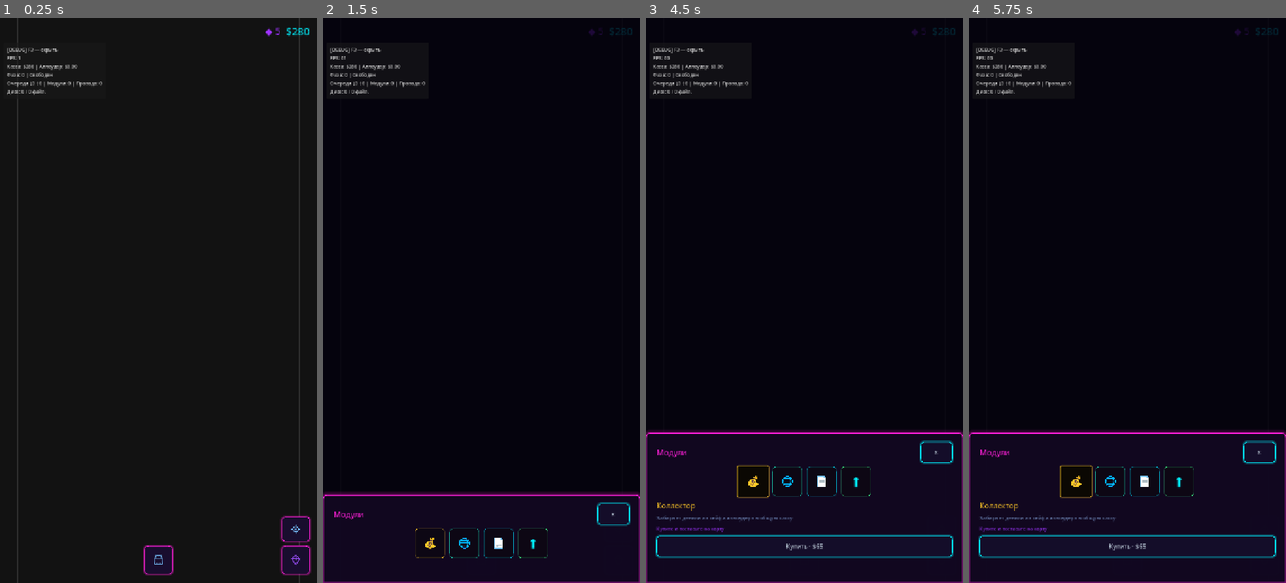
Above: before the commit, frames 1-4 (left to right).
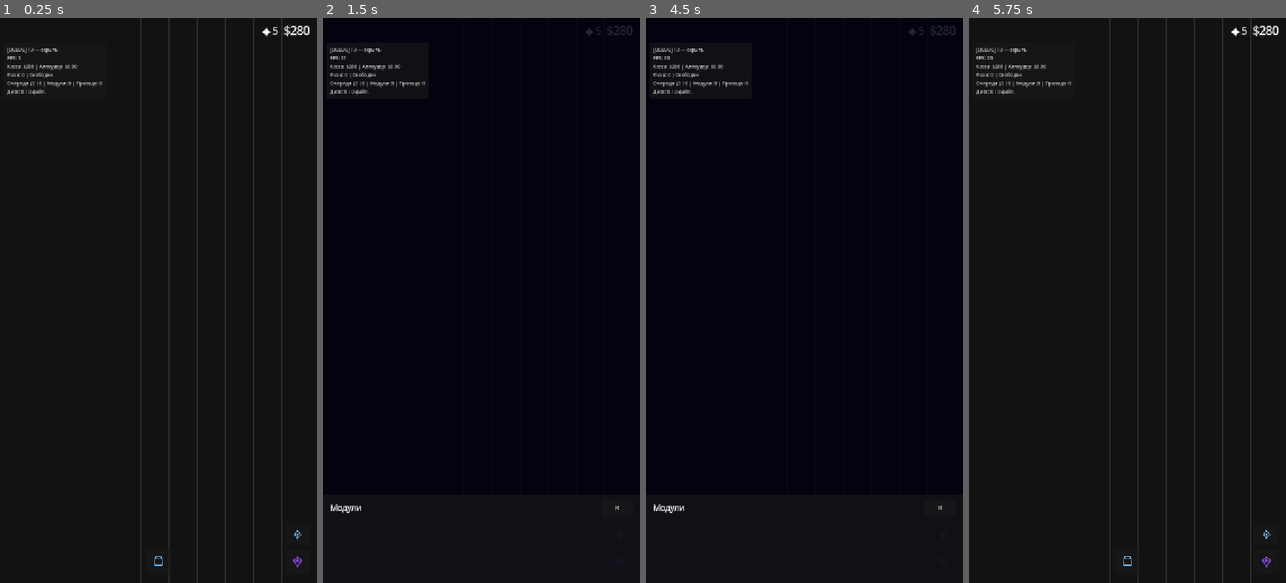
Above: after the commit, the same moments.

Repository: rkfsociety/UploadSimulator
Game: Godot game, scene res://scenes/main.tscn
Two runs of this game, one before a commit and one after it. Both use one fixed random seed, a clock stepped at 60 frames per second and the inputs below.
Inputs (mouse positions are in pixels of both pictures, inside the frame that each line leads up to; where the layout moved, square brackets give the same spot in the first picture):
- Up to frame 1 (0.25 s): no input
- Up to frame 2 (1.5 s): click (481, 560) at 0.5 s; click (620, 532) [617, 526] at 1.25 s
- Up to frame 3 (4.5 s): click (943, 560) [940, 560] at 2 s; click "×" at 2.75 s; click (804, 560) at 3.5 s; click (753, 543) at 4.25 s, where only the run before the commit has a clickable "💰"
- Up to frame 4 (5.75 s): click (1076, 481) at 5 s, where only the run before the commit has a clickable "💰"

The runs differ from the first frame. In frame 1, 4.3% of the frame differs, in the area x 5-99%, y 0-100%; in frame 2, 1.7%; in frame 3, 3.4%; in frame 4, 5.7%, in the area x 0-100%, y 0-100%.
Error after the commit: Parse Error: Identifier "TEXT" not declared in the current scope. (res://scripts/systems/ui/minimal_ui.gd:307)

Commit message:
Исправить ошибки gdlint: переименовать константы в snake_case, разбить длинные строки

Diff:
--- a/scripts/systems/blocks/connection_port.gd
+++ b/scripts/systems/blocks/connection_port.gd
@@ -96,14 +96,16 @@
 static func draw_module_visual(canvas: CanvasItem, canvas_size: Vector2) -> void:
 	var center := canvas_size * 0.5
 	var r := 9.0
-	var accent := MinimalUI.NEON_CYAN
+	var accent := MinimalUI.neon_cyan
 	canvas.draw_circle(center, r + 2.0, Color(accent.r, accent.g, accent.b, 0.16))
 	canvas.draw_circle(center, r, Color(0.04, 0.07, 0.10, 0.95))
 	canvas.draw_arc(center, r, 0, TAU, 48, accent, 2.0)
 	canvas.draw_circle(center, 3.0, accent)
 
 
-static func draw_port_visual(canvas: CanvasItem, canvas_size: Vector2, p_kind: Kind, p_direction: Dir) -> void:
+static func draw_port_visual(
+	canvas: CanvasItem, canvas_size: Vector2, p_kind: Kind, p_direction: Dir
+) -> void:
 	var center := canvas_size * 0.5
 	var r := 9.0
 	var fill := _fill_color(p_kind, p_direction)
@@ -147,14 +149,14 @@
 
 static func _outline_color(p_kind: Kind) -> Color:
 	if p_kind == Kind.FILE:
-		return MinimalUI.NEON_CYAN
-	return MinimalUI.NEON_GOLD
+		return MinimalUI.neon_cyan
+	return MinimalUI.neon_gold
 
 
 static func _glow_color(p_kind: Kind) -> Color:
 	if p_kind == Kind.FILE:
-		return MinimalUI.NEON_CYAN
-	return MinimalUI.NEON_MAGENTA
+		return MinimalUI.neon_cyan
+	return MinimalUI.neon_magenta
 
 
 func _tooltip_text() -> String:
--- a/scripts/systems/blocks/network_block_panel.gd
+++ b/scripts/systems/blocks/network_block_panel.gd
@@ -21,7 +21,7 @@
 	_status_label.horizontal_alignment = HORIZONTAL_ALIGNMENT_CENTER
 	_status_label.autowrap_mode = TextServer.AUTOWRAP_WORD_SMART
 	_status_label.add_theme_font_size_override("font_size", 10)
-	_status_label.add_theme_color_override("font_color", MinimalUI.TEXT_DIM)
+	_status_label.add_theme_color_override("font_color", MinimalUI.text_dim)
 	add_child(_status_label)
 
 
@@ -58,7 +58,7 @@
 	title.size_flags_horizontal = Control.SIZE_EXPAND_FILL
 	title.horizontal_alignment = HORIZONTAL_ALIGNMENT_LEFT
 	title.add_theme_font_size_override("font_size", 13)
-	title.add_theme_color_override("font_color", MinimalUI.TEXT)
+	title.add_theme_color_override("font_color", MinimalUI.text)
 
 	var value := Label.new()
 	value.horizontal_alignment = HORIZONTAL_ALIGNMENT_RIGHT
--- a/scripts/systems/blocks/placed_block.gd
+++ b/scripts/systems/blocks/placed_block.gd
@@ -1,6 +1,7 @@
 extends Control
 class_name PlacedBlock
-## Модуль на поле: сцена placed_block.tscn, данные — PlacedBlockViewData, отрисовка — PlacedBlockView.
+## Модуль на поле: сцена placed_block.tscn, данные — PlacedBlockViewData,
+## отрисовка — PlacedBlockView.
 
 signal upgrade_requested(block: PlacedBlock)
 signal action_requested(block: PlacedBlock)
--- a/scripts/systems/blocks/placed_block_view.gd
+++ b/scripts/systems/blocks/placed_block_view.gd
@@ -37,7 +37,7 @@
 ## Применяет снимок данных к узлам сцены (без обращения к GameState).
 func apply(data: PlacedBlockViewData) -> void:
 	var accent := data.accent
-	var upgrade_accent := MinimalUI.NEON_MAGENTA if data.use_network_panel else accent
+	var upgrade_accent := MinimalUI.neon_magenta if data.use_network_panel else accent
 	_main_panel.set_accent(accent)
 	_upgrade_panel.set_accent(upgrade_accent)
 	_title_label.text = data.title
--- a/scripts/systems/field/field_map_block_menu.gd
+++ b/scripts/systems/field/field_map_block_menu.gd
@@ -67,7 +67,7 @@
 func _build_ui() -> void:
 	_panel = PanelContainer.new()
 	_panel.mouse_filter = Control.MOUSE_FILTER_STOP
-	_panel.add_theme_stylebox_override("panel", MinimalUI.neon_box(MinimalUI.BG_PANEL, MinimalUI.NEON_CYAN, true, 10, 8))
+	_panel.add_theme_stylebox_override("panel", MinimalUI.neon_box(MinimalUI.bg_panel, MinimalUI.neon_cyan, true, 10, 8))
 	add_child(_panel)
 
 	var margin := MarginContainer.new()
@@ -82,14 +82,14 @@
 	margin.add_child(vbox)
 
 	_title = Label.new()
-	_title.add_theme_color_override("font_color", MinimalUI.TEXT)
+	_title.add_theme_color_override("font_color", MinimalUI.text)
 	_title.add_theme_font_size_override("font_size", 14)
 	vbox.add_child(_title)
 
 	_hint = Label.new()
 	_hint.autowrap_mode = TextServer.AUTOWRAP_WORD_SMART
 	_hint.custom_minimum_size.x = 180.0
-	_hint.add_theme_color_override("font_color", MinimalUI.TEXT_DIM)
+	_hint.add_theme_color_override("font_color", MinimalUI.text_dim)
 	_hint.add_theme_font_size_override("font_size", 11)
 	vbox.add_child(_hint)
 
--- a/scripts/systems/field/field_map_wiring.gd
+++ b/scripts/systems/field/field_map_wiring.gd
@@ -152,7 +152,7 @@
 	_pending_segment["path"] = WireRouteUtils.trim_path_to_rects(
 		path, _rect_for(obstacles, _pending_out.instance_uid), Rect2()
 	)
-	_pending_segment["color"] = MinimalUI.NEON_CYAN
+	_pending_segment["color"] = MinimalUI.neon_cyan
 	_renderer.set_pending(_pending_segment)
 
 
--- a/scripts/systems/field/port_utils.gd
+++ b/scripts/systems/field/port_utils.gd
@@ -43,12 +43,12 @@
 
 static func wire_color_for_port(port: ConnectionPort) -> Color:
 	if port.kind == ConnectionPort.Kind.MONEY:
-		return MinimalUI.WIRE_MONEY
-	return MinimalUI.WIRE_FILE
+		return MinimalUI.wire_money
+	return MinimalUI.wire_file
 
 
 static func wire_color_for_kind(kind: String) -> Color:
-	return MinimalUI.WIRE_MONEY if kind == "money" else MinimalUI.WIRE_FILE
+	return MinimalUI.wire_money if kind == "money" else MinimalUI.wire_file
 
 
 ## Подсветка центральных портов: выбранный источник и все модули, к которым его
--- a/scripts/systems/field/wire_file_token_layer.gd
+++ b/scripts/systems/field/wire_file_token_layer.gd
@@ -70,7 +70,7 @@
 	if endpoints.is_empty():
 		return
 	var pos := WireRouteUtils.sample_path(endpoints, clampf(progress, 0.0, 1.0))
-	var fill := MinimalUI.WIRE_FILE
+	var fill := MinimalUI.wire_file
 	fill.a = 0.95
 	draw_circle(pos, TOKEN_RADIUS, fill)
 	draw_arc(pos, TOKEN_RADIUS, 0.0, TAU, 24, Color(1.0, 1.0, 1.0, 0.85), TOKEN_BORDER, true)
--- a/scripts/systems/ui/main_ui.gd
+++ b/scripts/systems/ui/main_ui.gd
@@ -36,7 +36,7 @@
 func _apply_cyber_theme() -> void:
 	MinimalUI.attach_theme(self)
 	MinimalUI.apply_balance_label(money_label)
-	diamonds_label.add_theme_color_override("font_color", MinimalUI.NEON_PURPLE)
+	diamonds_label.add_theme_color_override("font_color", MinimalUI.neon_purple)
 	diamonds_label.add_theme_font_size_override("font_size", 22)
 	MinimalUI.apply_shop_hud_button(shop_icon_btn, shop_icon_tex)
 	# Открытие по нажатию, не по отпусканию — иначе клик «съедает» только что показанный Dim
--- a/scripts/systems/ui/minimal_ui.gd
+++ b/scripts/systems/ui/minimal_ui.gd
@@ -17,52 +17,52 @@
 
 
 # Короткие имена цветов (читают палитру из .tres)
-static var BG_DARK: Color:
+static var bg_dark: Color:
 	get:
 		return colors().bg_dark
 
 
-static var BG_PANEL: Color:
+static var bg_panel: Color:
 	get:
 		return colors().bg_panel
 
 
-static var NEON_CYAN: Color:
+static var neon_cyan: Color:
 	get:
 		return colors().neon_cyan
 
 
-static var NEON_MAGENTA: Color:
+static var neon_magenta: Color:
 	get:
 		return colors().neon_magenta
 
 
-static var NEON_PURPLE: Color:
+static var neon_purple: Color:
 	get:
 		return colors().neon_purple
 
 
-static var NEON_GOLD: Color:
+static var neon_gold: Color:
 	get:
 		return colors().neon_gold
 
 
-static var TEXT: Color:
+static var text: Color:
 	get:
 		return colors().text
 
 
-static var TEXT_DIM: Color:
+static var text_dim: Color:
 	get:
 		return colors().text_dim
 
 
-static var WIRE_FILE: Color:
+static var wire_file: Color:
 	get:
 		return colors().wire_file
 
 
-static var WIRE_MONEY: Color:
+static var wire_money: Color:
 	get:
 		return colors().wire_money
 
@@ -252,12 +252,15 @@
 	btn.add_theme_stylebox_override("hover", t.get_stylebox("hover", &"icon"))
 	btn.add_theme_stylebox_override("pressed", t.get_stylebox("pressed", &"icon"))
 	btn.add_theme_stylebox_override("disabled", t.get_stylebox("disabled", &"icon"))
-	btn.add_theme_color_override("font_color", NEON_MAGENTA)
+	btn.add_theme_color_override("font_color", neon_magenta)
 	btn.add_theme_font_size_override("font_size", 20)
 
 
-static func apply_hud_icon_button(hit_btn: Button, icon_tex: TextureRect, texture: Texture2D) -> void:
-	# Иконка — TextureRect в сцене; Button — прозрачный слой клика (не дочерний узел Button)
+static func apply_hud_icon_button(
+	hit_btn: Button, icon_tex: TextureRect, texture: Texture2D
+) -> void:
+	# Иконка — TextureRect в сцене; Button — прозрачный слой клика
+	# (не дочерний узел Button)
 	var panel: PanelContainer = hit_btn.get_parent().get_parent() as PanelContainer
 	if panel == null:
 		panel = hit_btn.get_parent() as PanelContainer
--- a/scripts/systems/ui/shop_menu.gd
+++ b/scripts/systems/ui/shop_menu.gd
@@ -37,7 +37,7 @@
 func _style_panel() -> void:
 	MinimalUI.attach_theme(self)
 	panel.add_theme_stylebox_override("panel", MinimalUI.shop_panel_style())
-	shop_title.add_theme_color_override("font_color", MinimalUI.NEON_MAGENTA)
+	shop_title.add_theme_color_override("font_color", MinimalUI.neon_magenta)
 	shop_title.add_theme_font_size_override("font_size", 18)
 	MinimalUI.apply_action_button(close_btn)
 	close_btn.text = "×"
@@ -46,9 +46,9 @@
 
 
 func _style_detail() -> void:
-	detail_name.add_theme_color_override("font_color", MinimalUI.NEON_CYAN)
-	detail_desc.add_theme_color_override("font_color", MinimalUI.TEXT_DIM)
-	detail_stock.add_theme_color_override("font_color", MinimalUI.NEON_PURPLE)
+	detail_name.add_theme_color_override("font_color", MinimalUI.neon_cyan)
+	detail_desc.add_theme_color_override("font_color", MinimalUI.text_dim)
+	detail_stock.add_theme_color_override("font_color", MinimalUI.neon_purple)
 	MinimalUI.apply_action_button(buy_btn)
 	MinimalUI.apply_action_button(place_btn)
 
@@ -116,7 +116,7 @@
 		if selected:
 			btn.add_theme_color_override("font_color", accent)
 		else:
-			btn.add_theme_color_override("font_color", MinimalUI.NEON_CYAN)
+			btn.add_theme_color_override("font_color", MinimalUI.neon_cyan)
 
 
 func _show_detail(type_id: String) -> void:
@@ -150,7 +150,7 @@
 		btn.add_theme_stylebox_override("normal", MinimalUI.shop_icon_tile_style(accent, false))
 		btn.add_theme_stylebox_override("hover", MinimalUI.shop_icon_tile_style(accent, true))
 		btn.add_theme_stylebox_override("pressed", MinimalUI.shop_icon_tile_style(accent, true))
-		btn.add_theme_color_override("font_color", MinimalUI.NEON_CYAN)
+		btn.add_theme_color_override("font_color", MinimalUI.neon_cyan)
 
 
 func _on_buy_pressed() -> void:
--- a/scripts/systems/ui/upgrade_shop_menu.gd
+++ b/scripts/systems/ui/upgrade_shop_menu.gd
@@ -63,7 +63,7 @@
 	_title = Label.new()
 	_title.text = "Улучшения"
 	_title.size_flags_horizontal = Control.SIZE_EXPAND_FILL
-	_title.add_theme_color_override("font_color", MinimalUI.NEON_MAGENTA)
+	_title.add_theme_color_override("font_color", MinimalUI.neon_magenta)
 	_title.add_theme_font_size_override("font_size", 18)
 	header.add_child(_title)
 
@@ -79,7 +79,7 @@
 		"◆ алмазы: откройте новый тип модуля здесь, затем купите его за $ в магазине корзины."
 	)
 	hint.autowrap_mode = TextServer.AUTOWRAP_WORD_SMART
-	hint.add_theme_color_override("font_color", MinimalUI.TEXT_DIM)
+	hint.add_theme_color_override("font_color", MinimalUI.text_dim)
 	hint.add_theme_font_size_override("font_size", 11)
 	vbox.add_child(hint)
 
@@ -130,7 +130,7 @@
 		var empty := Label.new()
 		empty.text = "Пока все модули открыты. Новые типы добавятся сюда в обновлениях."
 		empty.autowrap_mode = TextServer.AUTOWRAP_WORD_SMART
-		empty.add_theme_color_override("font_color", MinimalUI.TEXT_DIM)
+		empty.add_theme_color_override("font_color", MinimalUI.text_dim)
 		empty.add_theme_font_size_override("font_size", 11)
 		_list.add_child(empty)
 		return
@@ -176,7 +176,7 @@
 func _make_section_title(text: String) -> Label:
 	var lbl := Label.new()
 	lbl.text = text
-	lbl.add_theme_color_override("font_color", MinimalUI.NEON_GOLD)
+	lbl.add_theme_color_override("font_color", MinimalUI.neon_gold)
 	lbl.add_theme_font_size_override("font_size", 13)
 	return lbl
 
@@ -210,7 +210,7 @@
 		cost,
 		not maxed and GameState.environment.can_buy_upgrade(upgrade_id),
 		_on_buy_upgrade.bind(upgrade_id),
-		MinimalUI.NEON_PURPLE,
+		MinimalUI.neon_purple,
 	)
 
 
@@ -226,7 +226,7 @@
 ) -> Control:
 	var row := PanelContainer.new()
 	row.add_theme_stylebox_override(
-		"panel", MinimalUI.neon_box(MinimalUI.BG_PANEL, accent, false, 8, 6)
+		"panel", MinimalUI.neon_box(MinimalUI.bg_panel, accent, false, 8, 6)
 	)
 
 	var margin := MarginContainer.new()
@@ -257,7 +257,7 @@
 	var desc := Label.new()
 	desc.text = desc_text
 	desc.autowrap_mode = TextServer.AUTOWRAP_WORD_SMART
-	desc.add_theme_color_override("font_color", MinimalUI.TEXT_DIM)
+	desc.add_theme_color_override("font_color", MinimalUI.text_dim)
 	desc.add_theme_font_size_override("font_size", 11)
 	info.add_child(desc)
 
--- a/scripts/systems/visual/cyber_background.gd
+++ b/scripts/systems/visual/cyber_background.gd
@@ -3,7 +3,7 @@
 
 
 func _ready() -> void:
-	color = MinimalUI.BG_DARK
+	color = MinimalUI.bg_dark
 	mouse_filter = Control.MOUSE_FILTER_IGNORE
 	queue_redraw()
 
